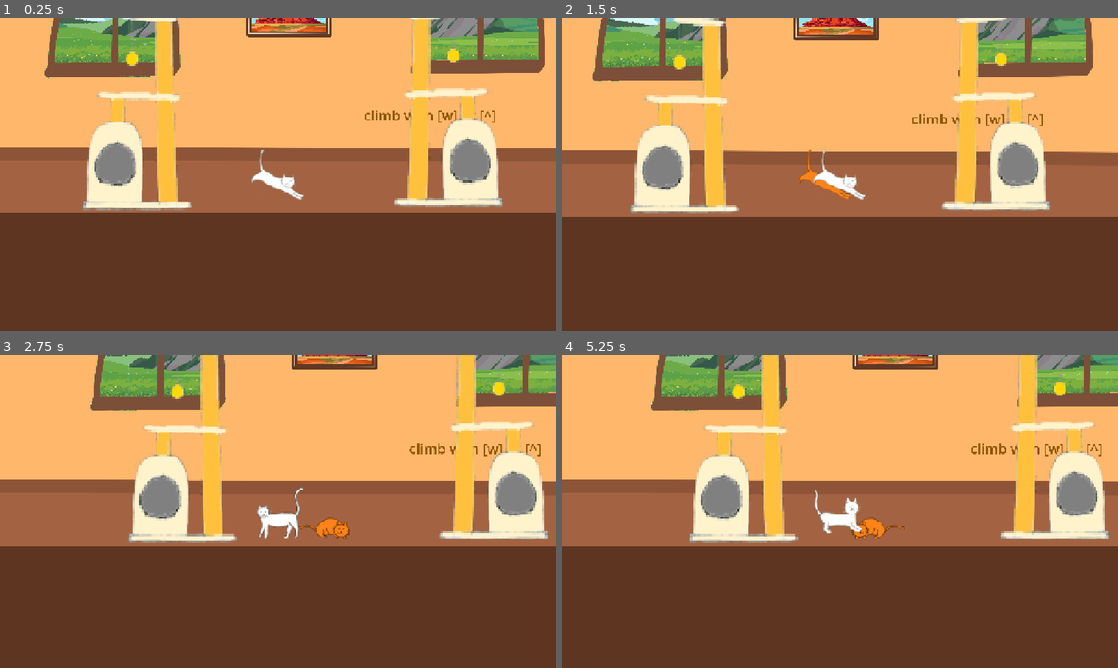
Above: before the commit, frames 1-4 (two rows, left to right).
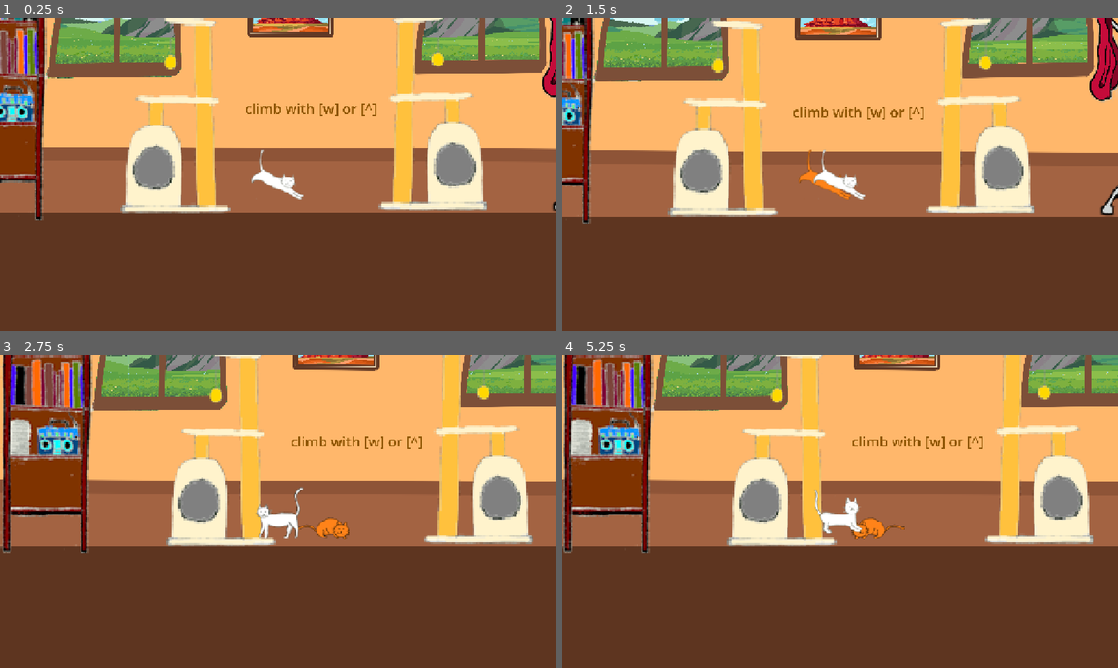
Above: after the commit, the same moments.

Repository: Fantasiel/GameJam25
Game: Godot game, scene res://scenes/levels/level4/level4.tscn
Two runs of this game, one before a commit and one after it. Both use one fixed random seed, a clock stepped at 60 frames per second and the inputs below. This scene is started directly instead of the project's main scene.
Inputs:
- Up to frame 1 (0.25 s): no input
- Up to frame 2 (1.5 s): tap R at 0.5, 1.25 s; hold Right (move_right) from 0.53 s (still down); tap F (interact) at 0.6 s; tap Space (jump) at 0.77 s; tap Ctrl (replay) at 1.35 s
- Up to frame 3 (2.75 s): tap Space (jump) at 1.52 s; tap R at 2 s; release Right (move_right) at 2.03 s; hold Left (move_left) from 2.03 s (still down); tap F (interact) at 2.1 s
- Up to frame 4 (5.25 s): tap R at 2.75, 3.5, 4.25 s; release Left (move_left) at 2.78 s; hold Right (move_right) 2.78-4.28 s; tap Ctrl (replay) at 2.85, 4.35 s; tap Space (jump) at 3.02, 3.77, 4.52 s; tap F (interact) at 3.6, 5.1 s; hold Left (move_left) 4.28-5.03 s; hold Right (move_right) from 5.03 s (still down)

The runs differ from the first frame. In frame 1, 21% of the frame differs, in the area x 0-100%, y 0-65%; in frame 2, 21%; in frame 3, 24%, in the area x 0-100%, y 0-64%; in frame 4, 24%.

Commit message:
level 4 changes

Diff:
--- a/scenes/levels/level4/level4.tscn
+++ b/scenes/levels/level4/level4.tscn
@@ -9,7 +9,9 @@
 [ext_resource type="Texture2D" uid="uid://bo8xwxqad2txg" path="res://art/Livingroom_1.png" id="4_rnqjc"]
 [ext_resource type="PackedScene" uid="uid://f7h8ggk13bku" path="res://scenes/levels/victory/victory.tscn" id="4_sdmh0"]
 [ext_resource type="PackedScene" uid="uid://g71yukpscseg" path="res://scenes/levels/objects/couch/couch.tscn" id="7_wocd4"]
+[ext_resource type="PackedScene" uid="uid://blnqe02c44phg" path="res://scenes/levels/objects/coathanger/coathanger.tscn" id="8_q4udx"]
 [ext_resource type="PackedScene" uid="uid://xvqxblj6w22l" path="res://scenes/levels/objects/cattree1/cattree1.tscn" id="10_gor1f"]
+[ext_resource type="PackedScene" uid="uid://dp8mnlg73k6hh" path="res://scenes/levels/objects/bookshelve/bookshelve.tscn" id="11_6jcyl"]
 
 [sub_resource type="WorldBoundaryShape2D" id="WorldBoundaryShape2D_doaon"]
 distance = -312.0
@@ -88,10 +90,10 @@
 
 [node name="BackgroundWall" type="TextureRect" parent="."]
 z_index = -1
-offset_left = -2843.0
-offset_top = -892.0
-offset_right = 5349.0
-offset_bottom = 748.0
+offset_left = -2836.0
+offset_top = -891.0
+offset_right = 5356.0
+offset_bottom = 749.0
 texture = ExtResource("4_rnqjc")
 stretch_mode = 2
 
@@ -121,34 +123,63 @@
 position = Vector2(-147, 316)
 
 [node name="Couch" parent="." instance=ExtResource("7_wocd4")]
-position = Vector2(1912, 460)
+position = Vector2(2219, 503)
 scale = Vector2(5.04183, 5.04183)
 
 [node name="Tuna" parent="." instance=ExtResource("3_fpulr")]
-position = Vector2(2929, 362)
+position = Vector2(3050, 371)
 scale = Vector2(3, 3)
 
 [node name="Tuna2" parent="." instance=ExtResource("3_fpulr")]
-position = Vector2(-1748, 402)
+position = Vector2(-1546, -671)
 scale = Vector2(3, 3)
 
 [node name="WalkLabel" type="Label" parent="."]
-offset_left = 247.0
-offset_top = 57.0
-offset_right = 742.0
-offset_bottom = 145.0
+offset_left = -300.0
+offset_top = 25.0
+offset_right = 308.0
+offset_bottom = 113.0
 theme_override_colors/font_color = Color(0.551197, 0.32836, 8.66354e-07, 1)
 theme_override_font_sizes/font_size = 64
 text = "climb with [w] or [^]"
+
+[node name="Coathanger" parent="." instance=ExtResource("8_q4udx")]
+position = Vector2(1271, 580)
+scale = Vector2(4.5, 4.5)
+
+[node name="WalkLabel2" type="Label" parent="."]
+offset_left = 2852.0
+offset_top = -83.0
+offset_right = 4143.0
+offset_bottom = 187.0
+theme_override_colors/font_color = Color(0.551197, 0.32836, 8.66354e-07, 1)
+theme_override_font_sizes/font_size = 64
+text = "hmm...
+you can still
+smell more tuna"
+
+[node name="WalkLabel3" type="Label" parent="."]
+offset_left = 3434.0
+offset_top = -39.0
+offset_right = 4725.0
+offset_bottom = 231.0
+theme_override_colors/font_color = Color(0.551197, 0.32836, 8.66354e-07, 1)
+theme_override_font_sizes/font_size = 64
+text = "Press [R] to restart
+and spawn a ghostcat"
 
 [node name="Victory" parent="." instance=ExtResource("4_sdmh0")]
 scale = Vector2(3, 3)
 next_scene = ExtResource("4_pso0i")
 
 [node name="Cattree1" parent="." instance=ExtResource("10_gor1f")]
-position = Vector2(649, 546)
+position = Vector2(578, 563)
 scale = Vector2(-8, 8)
 
+[node name="Bookshelf" parent="." instance=ExtResource("11_6jcyl")]
+position = Vector2(-1424, 584)
+scale = Vector2(7, 7)
+
 [node name="Cattree2" parent="." instance=ExtResource("10_gor1f")]
-position = Vector2(-810, 560)
+position = Vector2(-632, 576)
 scale = Vector2(8, 8)
Not shown: 1 places in scenes/levels/level4/level4.tscn that only renumber resources
